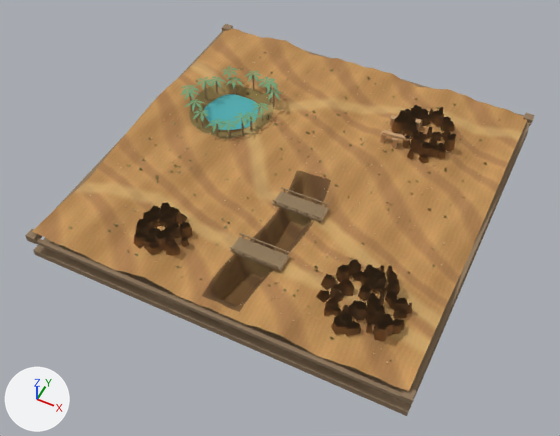
The glTF model native/assets/3d/game-ready/golden-expanse-board/golden_expanse_board.glb: old version first, new version second.
Both versions are drawn from a camera (50 mm lens) standing at (26.2, -57.2, 62.8) and looking at (0.4, -5.5, -1.8). The axes (+X, +Y, +Z) are drawn at lower left. The lights are the same throughout. The older version comes first. Vertices at exactly the same position are counted once.

The first picture shows 'Board frame', 'Bridge decks and trunks', 'Oasis water', 'Palm fronds', 'Sandstone ruins', 'Sculpted dune terrain' and 1 more.
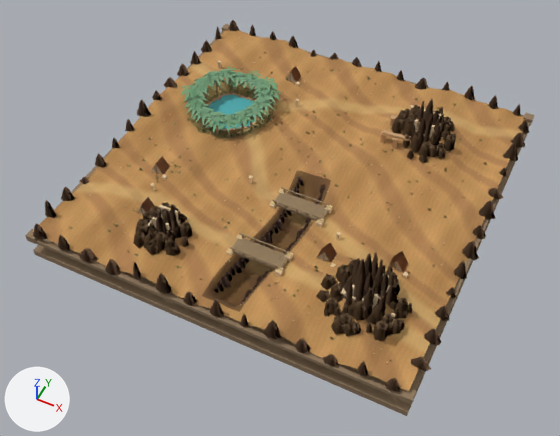
What differs and where, as boxes [x1, y1, x2, y2] in the pictures (560 x 436 px):
'Sandstone ruins', shading changed
    both: [133, 60, 456, 341]
'Layered sandstone escarpments', added
    after: [33, 20, 530, 392]
'Oasis reeds and palms', added
    after: [183, 69, 278, 139]
'Oxide seams and canyon faces', added
    after: [157, 119, 438, 312]
'Sunspire waystations and carved stone', added
    after: [137, 60, 441, 321]
'Caravan shelter awnings', added
    after: [138, 66, 408, 272]
'Caravan markers and brass fittings', added
    after: [152, 102, 434, 318]

Diff of the bpy script that builds the scene:
```diff
--- a/native/assets/3d/game-ready/golden-expanse-board/golden_expanse_board.glb.py
+++ b/native/assets/3d/game-ready/golden-expanse-board/golden_expanse_board.glb.py
@@ me_sandstone_ruins @@
 me_sandstone_ruins.from_pydata(...)  # 4900 vertices, 6962 faces; spans x -19.5..19.1, y -19.4..19.5, z -0.2..4.1
+# me_sandstone_ruins part 1: its shading normals changed
 me_sandstone_ruins.materials.append(mat_material_1)
@@ ob_caravan_shelter_awnings @@
+ob_caravan_shelter_awnings = bpy.data.objects.new('Caravan shelter awnings', me_caravan_shelter_awnings)  # 30 vertices, 20 faces; spans x -14.8..15.8, y -13.7..15.7, z 0.5..2.4; in mat_material_12 (brown #cb9573)
+ob_caravan_shelter_awnings.location = (0.0, 0.0, 0.0)
@@ ob_caravan_markers_and_brass_fittings @@
+ob_caravan_markers_and_brass_fittings = bpy.data.objects.new('Caravan markers and brass fittings', me_caravan_markers_and_brass_fittings)  # 144 vertices, 216 faces; spans x -17.0..17.0, y -15.2..14.9, z 0.7..4.8; in mat_material_11 (beige #d8ba81)
+ob_caravan_markers_and_brass_fittings.location = (0.0, 0.0, 0.0)
@@ ob_oasis_reeds_and_palms @@
+ob_oasis_reeds_and_palms = bpy.data.objects.new('Oasis reeds and palms', me_oasis_reeds_and_palms)  # 1337 vertices, 610 faces; spans x -17.85..-6.05, y 0.08..11.92, z -0.59..3.4; in mat_material_10 (greyish green #84af89)
+ob_oasis_reeds_and_palms.location = (0.0, 0.0, 0.0)
@@ ob_sunspire_waystations_and_carved_stone @@
+ob_sunspire_waystations_and_carved_stone = bpy.data.objects.new('Sunspire waystations and carved stone', me_sunspire_waystations_and_carved_stone)  # 472 vertices, 708 faces; spans x -17.2..17.2, y -16.1..15.6, z -0.1..4.8; in mat_material_9 (beige #e1c7a0)
+ob_sunspire_waystations_and_carved_stone.location = (0.0, 0.0, 0.0)
@@ ob_oxide_seams_and_canyon_faces @@
+ob_oxide_seams_and_canyon_faces = bpy.data.objects.new('Oxide seams and canyon faces', me_oxide_seams_and_canyon_faces)  # 1278 vertices, 1913 faces; spans x -9.7..16.3, y -18.7..12.8, z -1.5..4.6; in mat_material_8 (brown #997669)
+ob_oxide_seams_and_canyon_faces.location = (0.0, 0.0, 0.0)
@@ ob_layered_sandstone_escarpments @@
+ob_layered_sandstone_escarpments = bpy.data.objects.new('Layered sandstone escarpments', me_layered_sandstone_escarpments)  # 4858 vertices, 8193 faces; spans x -22.0..22.0, y -21.6..21.5, z -0.1..8.3; in mat_material_7 (brown #cea27e)
+ob_layered_sandstone_escarpments.location = (0.0, 0.0, 0.0)
```
